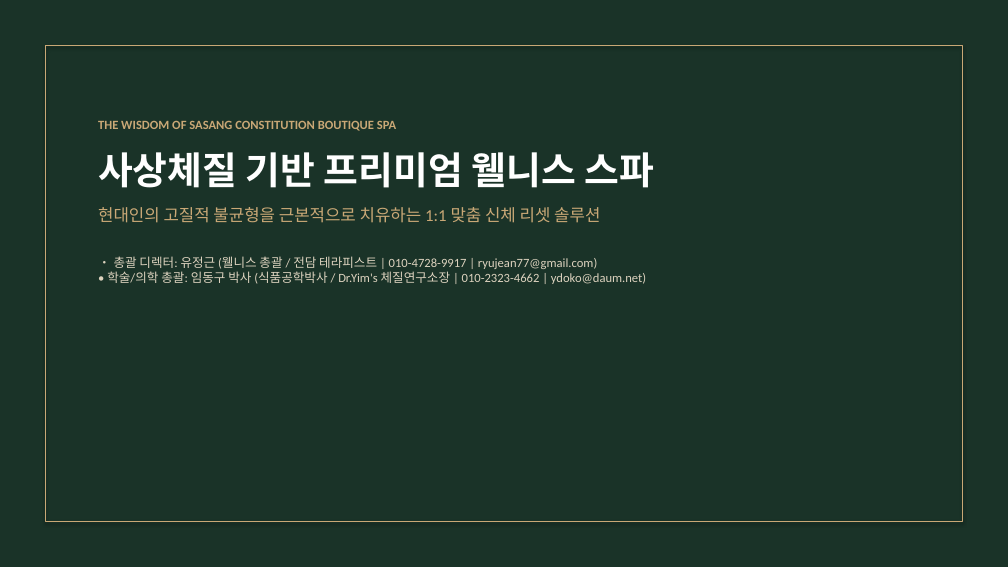
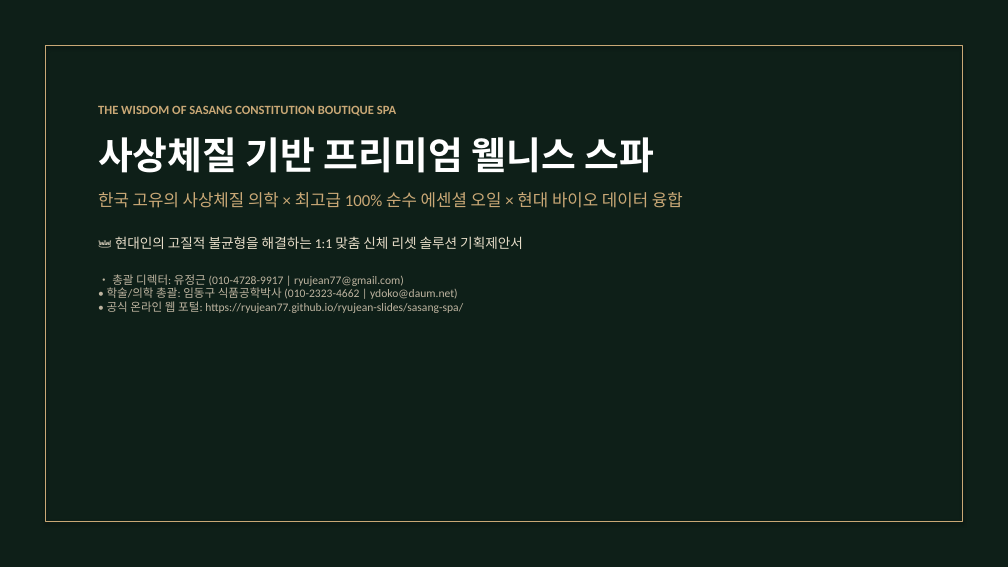
Before and after one commit to ryujean77/ryujean-slides, a slide deck: slide 1 of sasang-spa/사상체질_프리미엄_스파_프로젝트_제안서_발표자료.pptx. Drawn at 1008x567 pixels with LibreOffice and Linux fonts; fonts in the diff are those of the drawing. Boxes give left, top, right and bottom in pixels: in the first picture for what was removed or moved away, otherwise in the second. Text is boxed around its words. In the diff, an @@ line names an element or a change of style, - is before the commit and + after.

Commit message:
feat: 웹사이트 스타일 UI를 100% 이식한 최고급 럭셔리 PPTX 및 인터랙티브 웹 슬라이드 배포

```diff
--- a/sasang-spa/사상체질_프리미엄_스파_프로젝트_제안서_발표자료.pptx
+++ b/sasang-spa/사상체질_프리미엄_스파_프로젝트_제안서_발표자료.pptx
@@ rectangle at [0,0,1008,567]: fill #1A3328 to #0E1F18 @@
@@ text "THE WISDOM OF SASANG CONSTITUTION ...": place and size @@
-text "THE WISDOM OF SASANG CONSTITUTION ..." at [98,120,655,284]
+text "THE WISDOM OF SASANG CONSTITUTION ..." at [98,105,683,313]
@@ text at [98,192,683,313]: text changed; size 12 to 11 pt; text colour #DCD2BE to #BEB4A0 @@
-현대인의 고질적 불균형을 근본적으로 치유하는 1:1 맞춤 신체 리셋 솔루션
-• 총괄 디렉터: 유정근 (웰니스 총괄 / 전담 테라피스트 | 010-4728-9917 | ryujean77@gmail.com)
-• 학술/의학 총괄: 임동구 박사 (식품공학박사 / Dr.Yim's 체질연구소장 | 010-2323-4662 | ydoko@daum.net)
+한국 고유의 사상체질 의학 × 최고급 100% 순수 에센셜 오일 × 현대 바이오 데이터 융합
+👑 현대인의 고질적 불균형을 해결하는 1:1 맞춤 신체 리셋 솔루션 기획제안서
+• 총괄 디렉터: 유정근 (010-4728-9917 | ryujean77@gmail.com)
+• 학술/의학 총괄: 임동구 식품공학박사 (010-2323-4662 | ydoko@daum.net)
+• 공식 온라인 웹 포털: https://ryujean77.github.io/ryujean-slides/sasang-spa/
```
Also in this commit, not shown: 8 other slides changed, 1 slide added, 7 slides removed, 1 other file.
